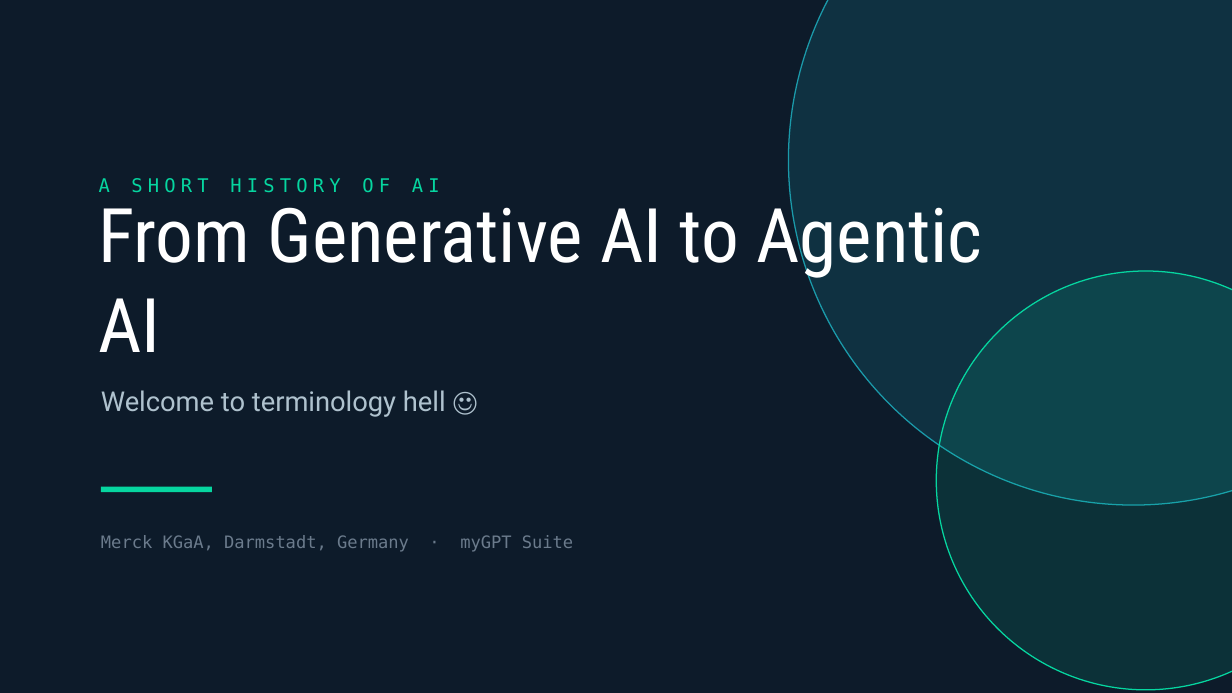
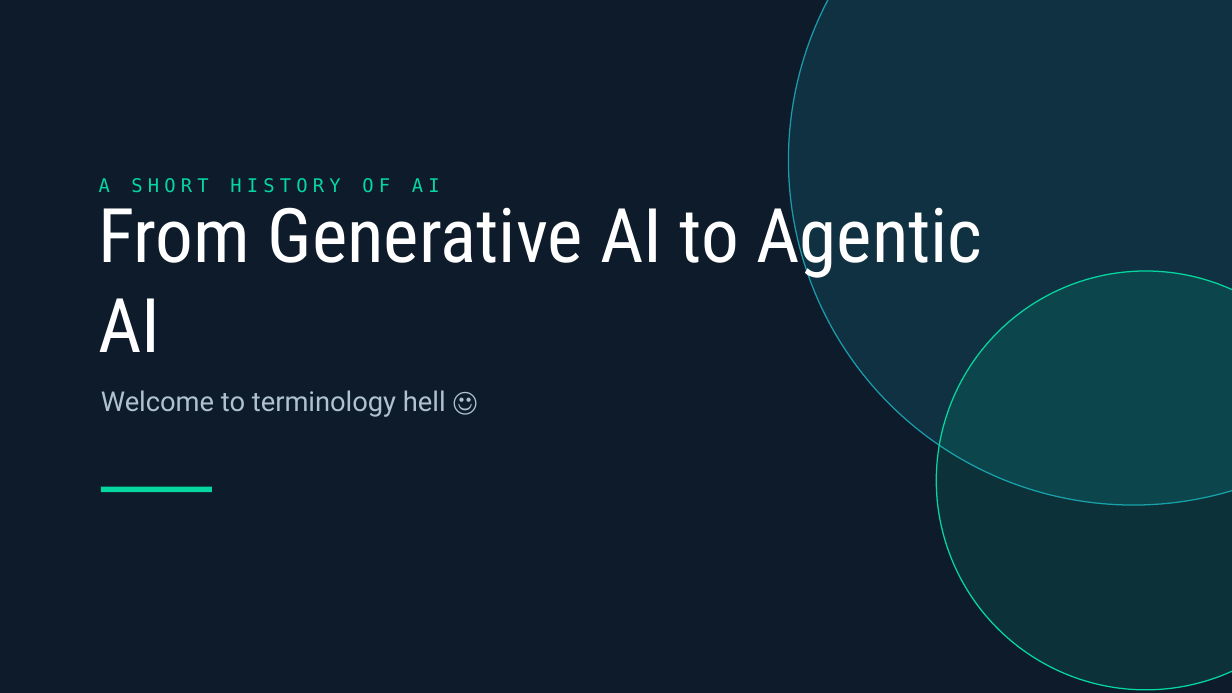
Before and after one commit to lukasroedl/ai-terminology-hell, a slide deck: slide 1 of ai-terminology-hell.pptx. Drawn at 1232x693 pixels with LibreOffice and Linux fonts; fonts in the diff are those of the drawing. Boxes give left, top, right and bottom in pixels: in the first picture for what was removed or moved away, otherwise in the second. Text is boxed around its words. In the diff, an @@ line names an element or a change of style, - is before the commit and + after.

```diff
--- a/ai-terminology-hell.pptx
+++ b/ai-terminology-hell.pptx
@@ text removed at (101,535,573,552) @@
-Merck KGaA, Darmstadt, Germany · myGPT Suite
```
Also in this commit, not shown: 3 other slides changed, 11 slides added, 9 slides removed, 20 other files.
